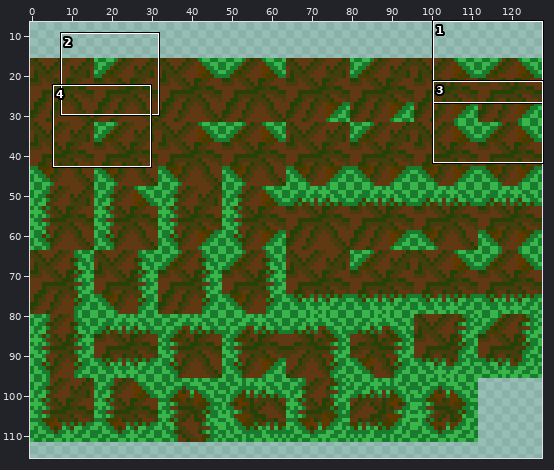
Edited in one commit: sprite sheet (Curse Of The Jungle/sprites/spr_tileset_autotiling/3008cd8e-d285-4e3b-a41b-93e2ec3e947b.png). Above, an overview of the earlier version with the close-up marked.
Close-up. Before the commit:
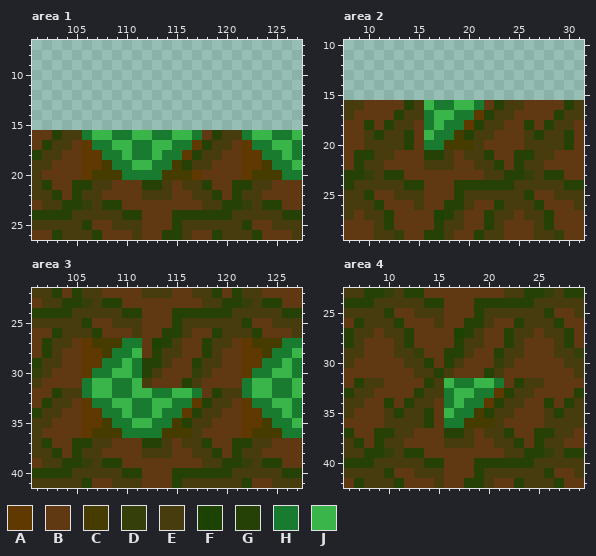
The file is 128x128 pixels. Colours within 5 levels of each other are drawn and written as one. Shown: area 1: x 101..127, y 7..26; area 2: x 8..31, y 10..29; area 3: x 101..127, y 22..41; area 4: x 6..29, y 23..42. The wide view leaves out empty margins. The commit also changed other parts of the picture, which this record leaves out.
Palette (. is transparent): A #603900  B #603912  C #473c00  D #343f09  E #473c0d  F #1c4204  G #264106  H #197b30  J #39b54a
And afterwards:
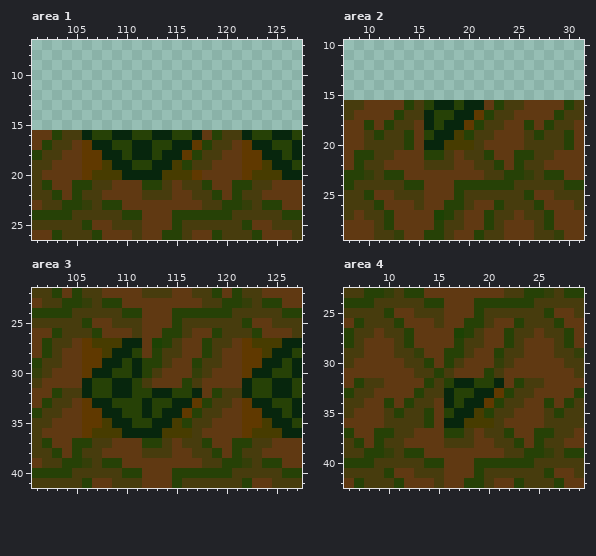
Difference:
@@ palette @@
-H #197b30
+H #07260d
--- area 1
@@ x 101..127 @@
 15 ...........................
-16 BBGEEHJJHHJJHHJJHBGEEHJJHHJ
-17 BGEEBAHHJJHHJJHHAGEEBAHHJJH
-18 GEEBBAAHHJHHJHHAGEEBBAAHHJH
-19 EEBBBAACHHJJHHCGEEBBBAACHHJ
+16 BBGEEHGGHHGGHHGGHBGEEHGGHHG
+17 BGEEBAHHGGHHGGHHAGEEBAHHGGH
+18 GEEBBAAHHGHHGHHAGEEBBAAHHGH
+19 EEBBBAACHHGGHHCGEEBBBAACHHG
 20 EBBBBACCCHHHHCCCABBBBACCCHH
--- area 2
@@ x 14..22 @@
 15 .........
-16 GEJHHJJHB
-17 EEHJJHHAG
-18 EBHJHHAGE
-19 GBJHHCGEE
+16 GEGHHGHHB
+17 EEHGGHHAG
+18 EBHGHHAGE
+19 GBGHHCGEE
 20 GBHHCCCEB
--- area 3
@@ x 101..127 @@
 27 BGEEBACCCHHBFGEBBGEEBACCCHH
-28 BGEBBAACHHJBGEEBBGEBBAACHHJ
-29 GEEBBAAHHJHGGEBBGEEBBAAHHJH
-30 DEBBBAHHJJHGEBBBDEBBBAHHJJH
-31 EBBBBHJJHHJEBBBGEBBBBHJJHHJ
-32 BBGEEHJJHHJJHHJJHBGEEHJJHHJ
-33 BGEEBAHHJJHHJJHHAGEEBAHHJJH
-34 GEEBBAAHHJHHJHHAGEEBBAAHHJH
-35 EEBBBAACHHJJHHCGEEBBBAACHHJ
+28 BGEBBAACHHGBGEEBBGEBBAACHHG
+29 GEEBBAAHHGHGGEBBGEEBBAAHHGH
+30 DEBBBAHHGGHGEBBBDEBBBAHHGGH
+31 EBBBBHGGHHGEBBBGEBBBBHGGHHG
+32 BBGEEHGGHHGGHHGGHBGEEHGGHHG
+33 BGEEBAHHGGGHGGHHAGEEBAHHGGH
+34 GEEBBAAHHGGHGHHAGEEBBAAHHGH
+35 EEBBBAACHHGGHHCGEEBBBAACHHG
 36 EBBBBACCCHHHHCCCEBBBBACCCHH
--- area 4
@@ x 14..22 @@
 31 EGEBBBGEB
-32 GEJHHJJHB
-33 EEHJJHHAG
-34 EBHJHHAGE
-35 GBJHHCGEE
+32 GEGHHGGHB
+33 EEHGGHHAG
+34 EBHGHHAGE
+35 GBGHHCGEE
 36 GBHHCCCEB
